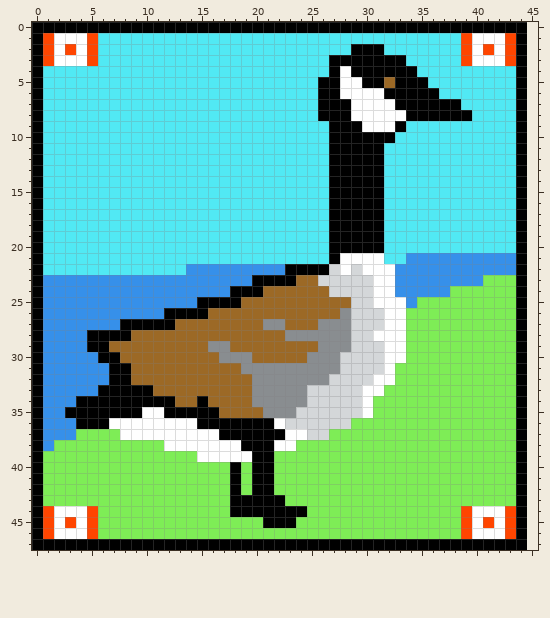
Pixel-art sprite -- outputs/goose2.full.png. The first picture shows the starting point.
The file is 45x48 pixels. The old version is drawn lined up with the new one, on the new canvas.
After the commit:
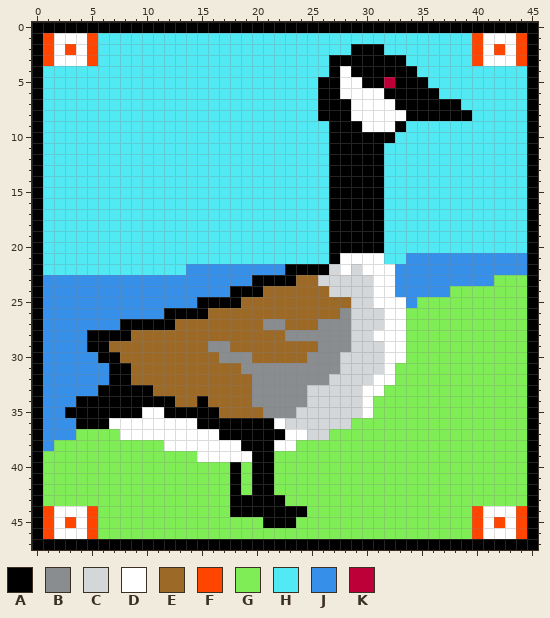
Palette (. is transparent): A #000000  B #898d90  C #d4d7d9  D #ffffff  E #9c6926  F #ff4500  G #7eed56  H #51e9f4  J #3690ea  K #be0039
The author wrote: Added scotland + red-eyed goose
The edit:
canvas 45x48 -> 46x48
@@ x 30..45 @@
- 0 AAAAAAAAAAAAAAA.
- 1 HHHHHHHHHFDDDFA.
- 2 AAHHHHHHHFDFDFA.
- 3 AAAAHHHHHFDDDFA.
- 4 AAAAAHHHHHHHHHA.
- 5 AAEAAAHHHHHHHHA.
- 6 DDAAAAAHHHHHHHA.
- 7 DDDAAAAAAHHHHHA.
- 8 DDDDAAAAAAHHHHA.
- 9 DDDAHHHHHHHHHHA.
-10 AAAHHHHHHHHHHHA.
-11 AAHHHHHHHHHHHHA.
-12 AAHHHHHHHHHHHHA.
-13 AAHHHHHHHHHHHHA.
-14 AAHHHHHHHHHHHHA.
-15 AAHHHHHHHHHHHHA.
-16 AAHHHHHHHHHHHHA.
-17 AAHHHHHHHHHHHHA.
-18 AAHHHHHHHHHHHHA.
-19 AAHHHHHHHHHHHHA.
-20 AAHHHHHHHHHHHHA.
-21 DDHHJJJJJJJJJJA.
-22 DDDJJJJJJJJJJJA.
-23 CDDJJJJJJJJGGGA.
-24 CDDJJJJJGGGGGGA.
-25 CDDDJGGGGGGGGGA.
-26 CCDDGGGGGGGGGGA.
-27 CCDDGGGGGGGGGGA.
-28 CDDDGGGGGGGGGGA.
-29 CCDDGGGGGGGGGGA.
-30 CCDDGGGGGGGGGGA.
-31 CCDGGGGGGGGGGGA.
-32 CDDGGGGGGGGGGGA.
-33 DDGGGGGGGGGGGGA.
-34 DGGGGGGGGGGGGGA.
-35 DGGGGGGGGGGGGGA.
-36 GGGGGGGGGGGGGGA.
-37 GGGGGGGGGGGGGGA.
-38 GGGGGGGGGGGGGGA.
-39 GGGGGGGGGGGGGGA.
-40 GGGGGGGGGGGGGGA.
-41 GGGGGGGGGGGGGGA.
-42 GGGGGGGGGGGGGGA.
-43 GGGGGGGGGGGGGGA.
-44 GGGGGGGGGFDDDFA.
-45 GGGGGGGGGFDFDFA.
-46 GGGGGGGGGFDDDFA.
-47 AAAAAAAAAAAAAAA.
+ 0 AAAAAAAAAAAAAAAA
+ 1 HHHHHHHHHHFDDDFA
+ 2 AAHHHHHHHHFDFDFA
+ 3 AAAAHHHHHHFDDDFA
+ 4 AAAAAHHHHHHHHHHA
+ 5 AAKAAAHHHHHHHHHA
+ 6 DDAAAAAHHHHHHHHA
+ 7 DDDAAAAAAHHHHHHA
+ 8 DDDDAAAAAAHHHHHA
+ 9 DDDAHHHHHHHHHHHA
+10 AAAHHHHHHHHHHHHA
+11 AAHHHHHHHHHHHHHA
+12 AAHHHHHHHHHHHHHA
+13 AAHHHHHHHHHHHHHA
+14 AAHHHHHHHHHHHHHA
+15 AAHHHHHHHHHHHHHA
+16 AAHHHHHHHHHHHHHA
+17 AAHHHHHHHHHHHHHA
+18 AAHHHHHHHHHHHHHA
+19 AAHHHHHHHHHHHHHA
+20 AAHHHHHHHHHHHHHA
+21 DDHHJJJJJJJJJJJA
+22 DDDJJJJJJJJJJJJA
+23 CDDJJJJJJJJJGGGA
+24 CDDJJJJJGGGGGGGA
+25 CDDDJGGGGGGGGGGA
+26 CCDDGGGGGGGGGGGA
+27 CCDDGGGGGGGGGGGA
+28 CDDDGGGGGGGGGGGA
+29 CCDDGGGGGGGGGGGA
+30 CCDDGGGGGGGGGGGA
+31 CCDGGGGGGGGGGGGA
+32 CDDGGGGGGGGGGGGA
+33 DDGGGGGGGGGGGGGA
+34 DGGGGGGGGGGGGGGA
+35 DGGGGGGGGGGGGGGA
+36 GGGGGGGGGGGGGGGA
+37 GGGGGGGGGGGGGGGA
+38 GGGGGGGGGGGGGGGA
+39 GGGGGGGGGGGGGGGA
+40 GGGGGGGGGGGGGGGA
+41 GGGGGGGGGGGGGGGA
+42 GGGGGGGGGGGGGGGA
+43 GGGGGGGGGGGGGGGA
+44 GGGGGGGGGGFDDDFA
+45 GGGGGGGGGGFDFDFA
+46 GGGGGGGGGGFDDDFA
+47 AAAAAAAAAAAAAAAA
